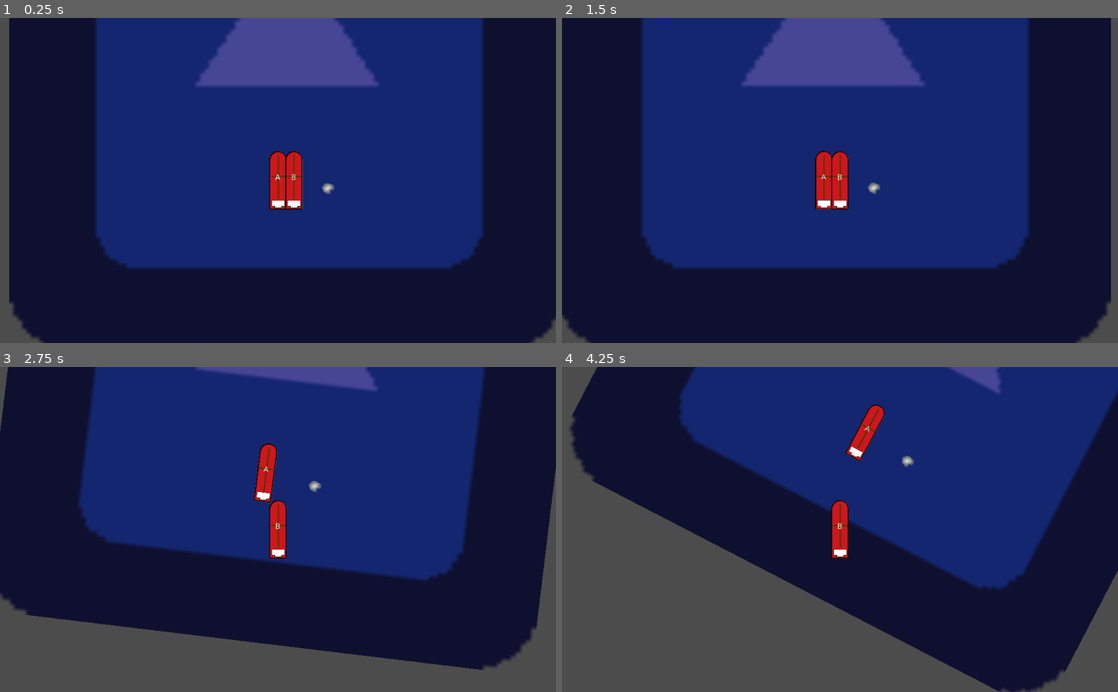
Above: before the commit, frames 1-4 (two rows, left to right).
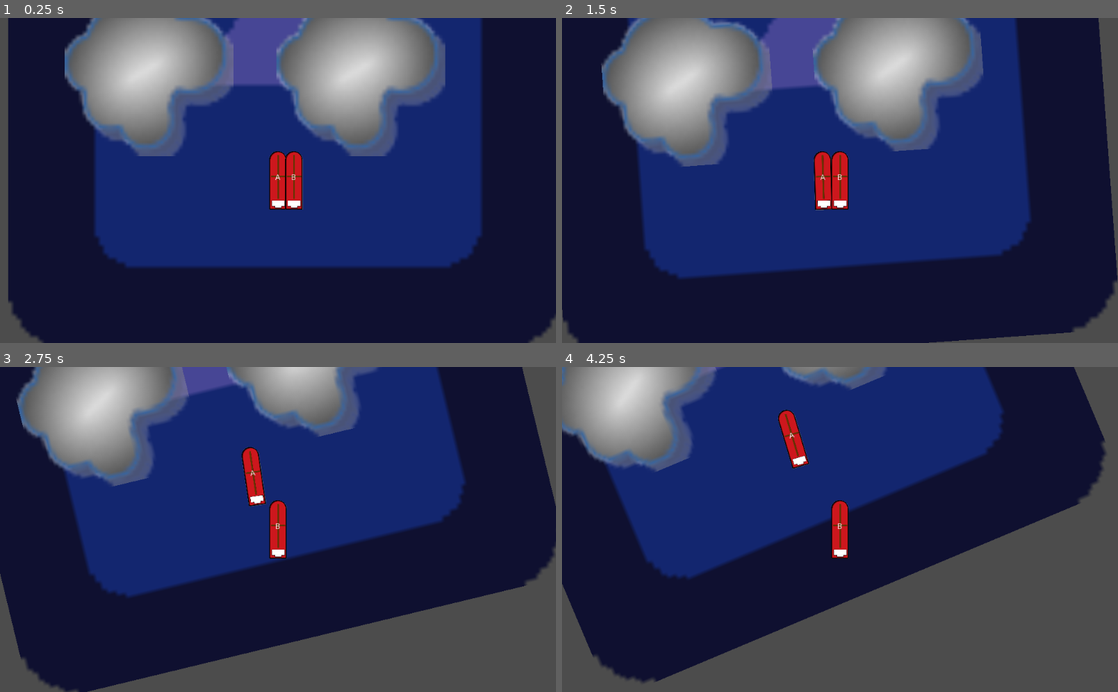
Above: after the commit, the same moments.

Repository: airwindows/ClusterFluff
Game: Godot game, scene res://GameMap.tscn
Same seed, same stepped clock (60 frames per second), same inputs: the game is played once before the commit and once after it. The engine's default icon, where the game draws it, is replaced by a stand-in: a white triangle on a blue panel in a dark square.
Inputs:
- Up to frame 1 (0.25 s): no input
- Up to frame 2 (1.5 s): hold Right (ui_right) 0.53-1.28 s; tap B at 0.6, 1.35 s; hold Down (ui_down) from 1.28 s (still down)
- Up to frame 3 (2.75 s): release Down (ui_down) at 2.03 s; hold Right (ui_right) from 2.03 s (still down); tap B at 2.1 s
- Up to frame 4 (4.25 s): release Right (ui_right) at 2.78 s; hold Up (ui_up) 2.78-3.53 s; tap B at 2.85, 3.6 s; hold Left (ui_left) from 3.53 s (still down)

The runs differ from the first frame. In frame 1, 20% of the frame differs, in the area x 1-100%, y 0-100%; in frame 2, 24%; in frame 3, 37%; in frame 4, 65%, in the area x 0-100%, y 0-100%.

Commit message:
Beginning procedural map

Diff:
--- a/GameMap.gd
+++ b/GameMap.gd
@@ -1,18 +1,25 @@
 extends Node2D
 onready var tankerTemplate = preload("res://Tanker.tscn")
-onready var segmentA = preload("res://root.tscn")
+onready var segmentA = preload("res://SegmentA.tscn")
+onready var segmentB = preload("res://SegmentB.tscn")
 
 func _ready():
-	var tileA = segmentA.instance()
-	var tileB = segmentA.instance()
 	var tankerA = tankerTemplate.instance()
 	var tankerB = tankerTemplate.instance()
+	var tile = []
 
-	add_child(tileA)
-	add_child(tileB)
+	for i in range (0,260):
+		tile.append(segmentB)
+
+
+	for i in range (0,260):
+		var t = tile[i].instance()
+		add_child(t)
+		t.global_position = Vector2(0, i*-1000)
+
+
 	add_child(tankerA)
 	add_child(tankerB)
 	tankerB.control_key = KEY_B
 	tankerA.get_node(tankerA.tanker_camera).current = true
 	tankerB.get_node("Label").text = "B"
-	tileB.global_position = Vector2(0,-1000)
--- a/Rock.tscn
+++ b/Rock.tscn
@@ -19,6 +19,7 @@
 
 [node name="CollisionPolygon2D" type="CollisionPolygon2D" parent="." index="1"]
 
+modulate = Color( 0.425781, 0.114761, 0.114761, 1 )
 build_mode = 0
 polygon = PoolVector2Array( -9.01072, -7.29395, -0.968787, -9.7415, 8.47174, -7.64361, 11.9682, 0.0486753, 4.6256, 3.54517, 1.12911, 10.8878, -8.66107, 7.04166, -11.8079, -1.00027 )
-_sections_unfolded = [ "Transform" ]
+_sections_unfolded = [ "Transform", "Visibility" ]
--- /dev/null
+++ b/SegmentA.tscn
@@ -0,0 +1,28 @@
+[gd_scene load_steps=3 format=2]
+
+[ext_resource path="res://Rock.tscn" type="PackedScene" id=1]
+[ext_resource path="res://icon.png" type="Texture" id=2]
+
+[node name="root" type="Node2D"]
+
+position = Vector2( 2, 2 )
+_sections_unfolded = [ "Transform" ]
+
+[node name="Rock" parent="." index="0" instance=ExtResource( 1 )]
+
+position = Vector2( 428, -142 )
+scale = Vector2( 13.5073, 14.3294 )
+
+[node name="Rock2" parent="." index="1" instance=ExtResource( 1 )]
+
+position = Vector2( -392, -332 )
+scale = Vector2( 13.5073, 14.3294 )
+
+[node name="Sprite" type="Sprite" parent="." index="2"]
+
+modulate = Color( 0.279361, 0.276947, 0.585938, 1 )
+show_behind_parent = true
+position = Vector2( 0, -200 )
+scale = Vector2( 8, 8 )
+texture = ExtResource( 2 )
+_sections_unfolded = [ "Transform", "Visibility" ]
--- a/root.tscn
+++ b/SegmentB.tscn
@@ -3,16 +3,22 @@
 [ext_resource path="res://Rock.tscn" type="PackedScene" id=1]
 [ext_resource path="res://icon.png" type="Texture" id=2]
 
-[node name="root" type="Node2D"]
+[node name="root" type="Node2D" index="0"]
 
 position = Vector2( 2, 2 )
 _sections_unfolded = [ "Transform" ]
 
 [node name="Rock" parent="." index="0" instance=ExtResource( 1 )]
 
-position = Vector2( 75.5346, 12.9159 )
+position = Vector2( 138, -192 )
+scale = Vector2( 13.5073, 14.3294 )
 
-[node name="Sprite" type="Sprite" parent="." index="1"]
+[node name="Rock2" parent="." index="1" instance=ExtResource( 1 )]
+
+position = Vector2( -252, -192 )
+scale = Vector2( 13.5073, 14.3294 )
+
+[node name="Sprite" type="Sprite" parent="." index="2"]
 
 modulate = Color( 0.279361, 0.276947, 0.585938, 1 )
 show_behind_parent = true
--- a/Tanker.gd
+++ b/Tanker.gd
@@ -12,8 +12,8 @@
 	pass
 
 func _process(delta):
-#	# Called every frame. Delta is time since last frame.
-#	# Update game logic here.
+	var directed_velocity = linear_velocity.rotated(-rotation)
+
 	if get_node("Camera2D").current == true:
 		if (Input.is_action_pressed("ui_up")):
 			momentum_forward -= 10
@@ -29,12 +29,10 @@
 	if (Input.is_key_pressed(control_key)):
 		get_node("Camera2D").current = true
 
-	var directed_velocity = linear_velocity.rotated(-rotation)
-	var turn_factor = directed_velocity.y * -0.02
 	directed_velocity.y = 0
 	directed_velocity.x *= -delta
 
 	self.apply_impulse(Vector2 (0,0), directed_velocity.rotated(rotation))
 	self.apply_impulse(Vector2 (0,0), Vector2(0.0, momentum_forward*delta).rotated(rotation))
-	self.apply_impulse(Vector2 (0,10), Vector2 (momentum_turn*delta*turn_factor,0.0))
-	self.apply_impulse(Vector2 (0,-10), Vector2 (-momentum_turn*delta*turn_factor*0.5,0.0))
+	self.apply_impulse(Vector2 (0,10), Vector2 (momentum_turn*delta,0.0))
+	self.apply_impulse(Vector2 (0,-10), Vector2 (-momentum_turn*delta,0.0))
